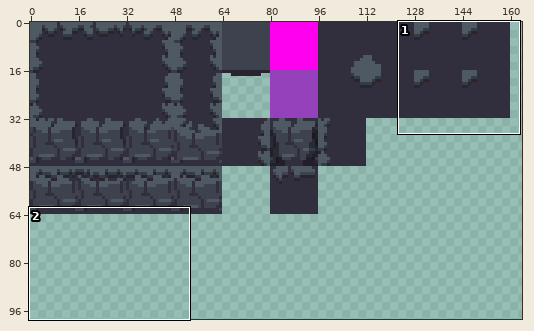
File history of a pixel-art file, Assets/Environment Art/DungeonTiles1.aseprite. Above, an overview of the earlier version with the close-up marked.
Close-up. Old version:
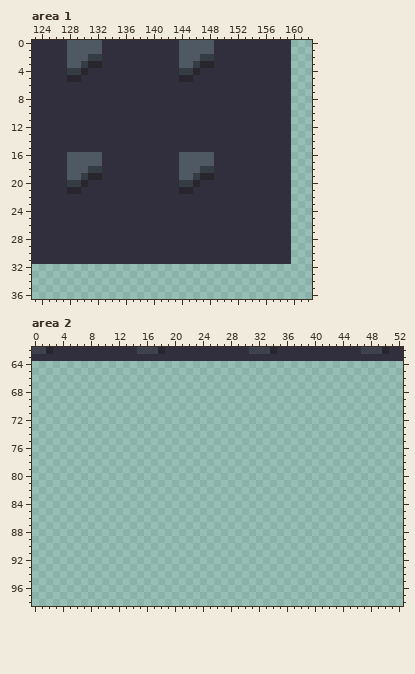
256x256 pixels, 1 frame. Colours within 5 levels of each other are drawn and written as one. Shown: area 1: x 123..162, y 0..36; area 2: x 0..52, y 62..98. The wide view leaves out empty margins.
New version:
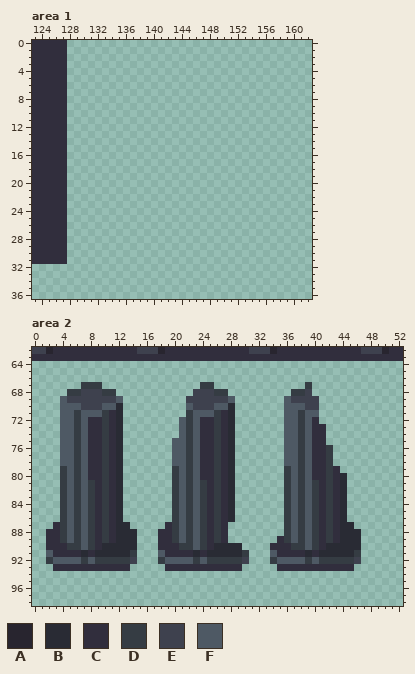
Palette (. is transparent): A #28252f  B #292b34  C #312e3d  D #353c43  E #3e414e  F #4e5964
Changes in this commit:
--- area 1, layer "Dungeon"
@@ x 123..162 @@
- 0 CCCCCFFFFFCCCCCCCCCCCFFFFFCCCCCCCCCCC...
- 1 CCCCCFFFFFCCCCCCCCCCCFFFFFCCCCCCCCCCC...
- 2 CCCCCFFFDDCCCCCCCCCCCFFFDDCCCCCCCCCCC...
- 3 CCCCCFFDAACCCCCCCCCCCFFDAACCCCCCCCCCC...
- 4 CCCCCDDACCCCCCCCCCCCCDDACCCCCCCCCCCCC...
- 5 CCCCCAACCCCCCCCCCCCCCAACCCCCCCCCCCCCC...
- 6 CCCCCCCCCCCCCCCCCCCCCCCCCCCCCCCCCCCCC...
- 7 CCCCCCCCCCCCCCCCCCCCCCCCCCCCCCCCCCCCC...
- 8 CCCCCCCCCCCCCCCCCCCCCCCCCCCCCCCCCCCCC...
- 9 CCCCCCCCCCCCCCCCCCCCCCCCCCCCCCCCCCCCC...
-10 CCCCCCCCCCCCCCCCCCCCCCCCCCCCCCCCCCCCC...
-11 CCCCCCCCCCCCCCCCCCCCCCCCCCCCCCCCCCCCC...
-12 CCCCCCCCCCCCCCCCCCCCCCCCCCCCCCCCCCCCC...
-13 CCCCCCCCCCCCCCCCCCCCCCCCCCCCCCCCCCCCC...
-14 CCCCCCCCCCCCCCCCCCCCCCCCCCCCCCCCCCCCC...
-15 CCCCCCCCCCCCCCCCCCCCCCCCCCCCCCCCCCCCC...
-16 CCCCCFFFFFCCCCCCCCCCCFFFFFCCCCCCCCCCC...
-17 CCCCCFFFFFCCCCCCCCCCCFFFFFCCCCCCCCCCC...
-18 CCCCCFFFDDCCCCCCCCCCCFFFDDCCCCCCCCCCC...
-19 CCCCCFFDAACCCCCCCCCCCFFDAACCCCCCCCCCC...
-20 CCCCCDDACCCCCCCCCCCCCDDACCCCCCCCCCCCC...
-21 CCCCCAACCCCCCCCCCCCCCAACCCCCCCCCCCCCC...
-22 CCCCCCCCCCCCCCCCCCCCCCCCCCCCCCCCCCCCC...
-23 CCCCCCCCCCCCCCCCCCCCCCCCCCCCCCCCCCCCC...
-24 CCCCCCCCCCCCCCCCCCCCCCCCCCCCCCCCCCCCC...
-25 CCCCCCCCCCCCCCCCCCCCCCCCCCCCCCCCCCCCC...
-26 CCCCCCCCCCCCCCCCCCCCCCCCCCCCCCCCCCCCC...
-27 CCCCCCCCCCCCCCCCCCCCCCCCCCCCCCCCCCCCC...
-28 CCCCCCCCCCCCCCCCCCCCCCCCCCCCCCCCCCCCC...
-29 CCCCCCCCCCCCCCCCCCCCCCCCCCCCCCCCCCCCC...
-30 CCCCCCCCCCCCCCCCCCCCCCCCCCCCCCCCCCCCC...
-31 CCCCCCCCCCCCCCCCCCCCCCCCCCCCCCCCCCCCC...
+ 0 CCCCC...................................
+ 1 CCCCC...................................
+ 2 CCCCC...................................
+ 3 CCCCC...................................
+ 4 CCCCC...................................
+ 5 CCCCC...................................
+ 6 CCCCC...................................
+ 7 CCCCC...................................
+ 8 CCCCC...................................
+ 9 CCCCC...................................
+10 CCCCC...................................
+11 CCCCC...................................
+12 CCCCC...................................
+13 CCCCC...................................
+14 CCCCC...................................
+15 CCCCC...................................
+16 CCCCC...................................
+17 CCCCC...................................
+18 CCCCC...................................
+19 CCCCC...................................
+20 CCCCC...................................
+21 CCCCC...................................
+22 CCCCC...................................
+23 CCCCC...................................
+24 CCCCC...................................
+25 CCCCC...................................
+26 CCCCC...................................
+27 CCCCC...................................
+28 CCCCC...................................
+29 CCCCC...................................
+30 CCCCC...................................
+31 CCCCC...................................
 32 ........................................
--- area 2, layer "Dungeon"
@@ x 0..52 @@
 66 .....................................................
-67 .....................................................
-68 .....................................................
-69 .....................................................
-70 .....................................................
-71 .....................................................
-72 .....................................................
-73 .....................................................
-74 .....................................................
-75 .....................................................
-76 .....................................................
-77 .....................................................
-78 .....................................................
-79 .....................................................
-80 .....................................................
-81 .....................................................
-82 .....................................................
-83 .....................................................
-84 .....................................................
-85 .....................................................
-86 .....................................................
-87 .....................................................
-88 .....................................................
-89 .....................................................
-90 .....................................................
-91 .....................................................
-92 .....................................................
-93 .....................................................
+67 .......DDD..............DD.............D.............
+68 .....DDEEEDD...........EEEDD.........DDE.............
+69 ....FEEEEEEEF.........EEEEEEF.......FEEEE............
+70 ....FFFEEEFFB.........FEEEFFB.......FFFEE............
+71 ....FFDFFFDCB.........DFFFDCB.......FFDFF............
+72 ....FFDFCCDCB........FDFCCDCB.......FFDFC............
+73 ....FFDFCCDCB........FDFCCDCB.......FFDFCC...........
+74 ....FFDFCCDCB........FDFCCDCB.......FFDFCC...........
+75 ....FFDFCCDCB.......FFDFCCDCB.......FFDFCC...........
+76 ....FFDFCCDCB.......FFDFCCDCB.......FFDFCCD..........
+77 ....FFDFCCDCB.......FFDFCCDCB.......FFDFCCD..........
+78 ....FFDFCCDCB.......FFDFCCDCB.......FFDFCCD..........
+79 ....DFDFCCDCB.......DFDFCCDCB.......DFDFCCDC.........
+80 ....DFDFCCDCB.......DFDFCCDCB.......DFDFCCDCB........
+81 ....DFDFDCDCB.......DFDFDCDCB.......DFDFDCDCB........
+82 ....DFDFDCDCB.......DFDFDCDCB.......DFDFDCDCB........
+83 ....DFDFDCDCB.......DFDFDCDCB.......DFDFDCDCB........
+84 ....DFDFDCDCB.......DFDFDCDCB.......DFDFDCDCB........
+85 ....DFDFDCDCB.......DFDFDCDCB.......DFDFDCDCB........
+86 ....DFDFDCDCB.......DFDFDCDCB.......DFDFDCDCB........
+87 ...CDFDFDCDCBB.....CDFDFDCDC........DFDFDCDCBB.......
+88 ..CCDFDFDCDCBBB...CCDFDFDCDC........DFDFDCDCBBB......
+89 ..CCDFDFDCDCBBB...CCDFDFDCDC.......CDFDFDCDCBBB......
+90 ..CCCDDFDCBBBBB...CCCDDFDCBBBB....CCCDDFDCBBBBB......
+91 ..FCCCCBCBBBBBD...FCCCCBCBBBBBD...FCCCCBCBBBBBD......
+92 ..DFFFFDFDDDDDE...DFFFFDFDDDDDE...DFFFFDFDDDDDE......
+93 ...CCCCCCCCCCC.....CCCCCCCCCCC.....CCCCCCCCCCC.......
 94 .....................................................
Changed places in both close-ups, as pixel boxes (x1, y1, x2, y2):
erased: (67, 40, 291, 264)
added: (46, 382, 137, 571)
added: (158, 382, 361, 571)
